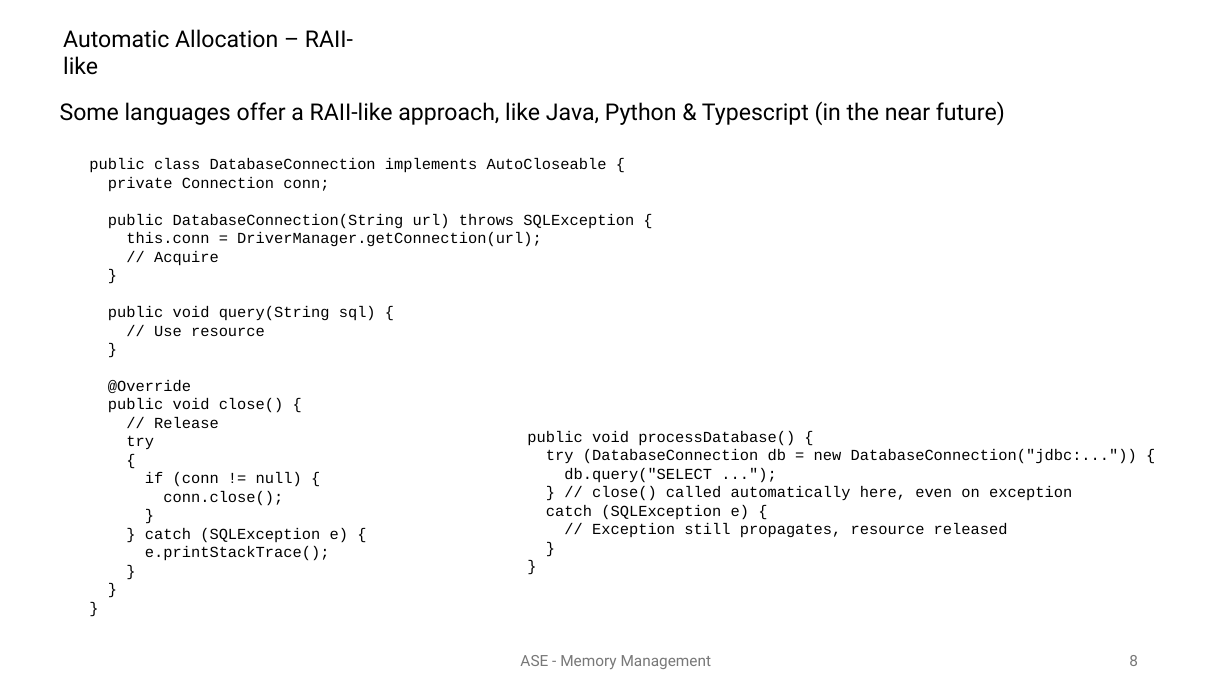
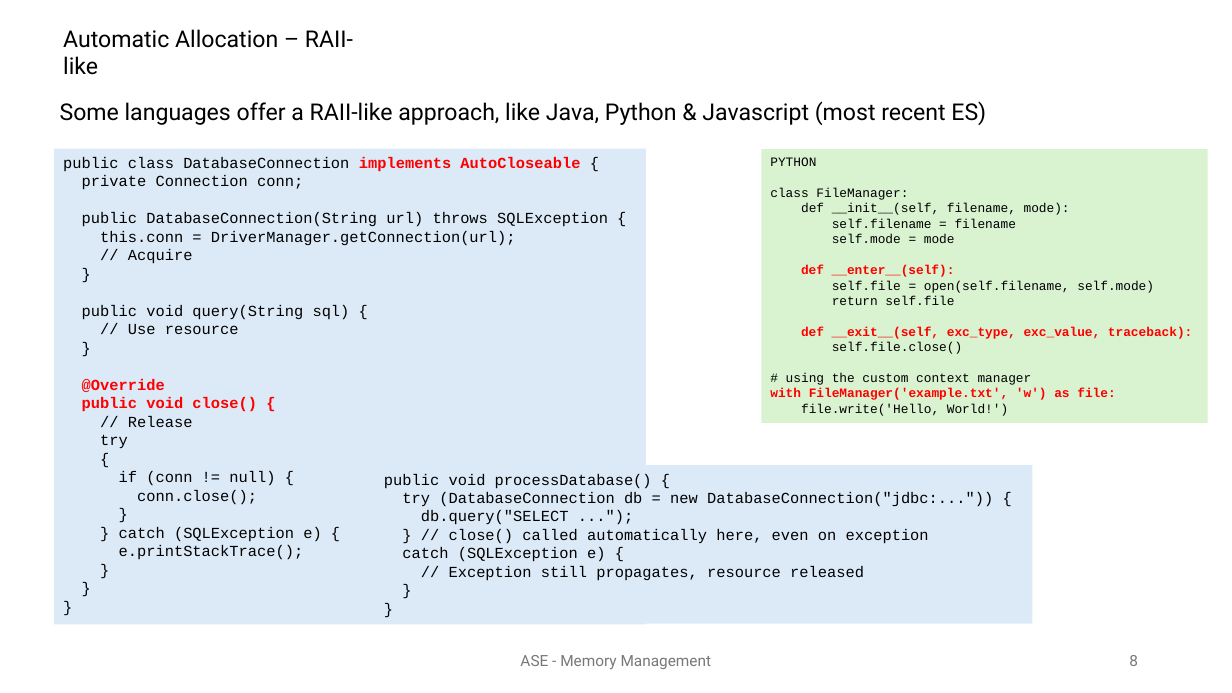
Before and after one commit to ComplexPlaneDev/ASE, a slide deck: slide 8 of Lesson.08 - Memory Management/Memory Management.pptx. Drawn at 1232x693 pixels with LibreOffice and Linux fonts; fonts in the diff are those of the drawing. Boxes give left, top, right and bottom in pixels: in the first picture for what was removed or moved away, otherwise in the second. Text is boxed around its words. In the diff, an @@ line names an element or a change of style, - is before the commit and + after.

```diff
--- a/Lesson.08 - Memory Management/Memory Management.pptx
+++ b/Lesson.08 - Memory Management/Memory Management.pptx
@@ text at [60, 101, 986, 125]: text changed @@
-Some languages offer a RAII-like approach, like Java, Python & Typescript (in the near future)
+Some languages offer a RAII-like approach, like Java, Python & Javascript (most recent ES)
@@ rectangle "public class DatabaseConnection implements AutoCloseable ...": place and size @@
-rectangle "public class DatabaseConnection implements AutoCloseable ..." at [89, 158, 634, 561]
+rectangle "public class DatabaseConnection implements AutoCloseable ..." at [55, 149, 646, 625]
@@ rectangle "public class DatabaseConnection implements AutoCloseable ..." at [55, 149, 646, 625]: fill none to #DCEAF7 @@
@@ rectangle added at [762, 149, 1208, 422], fill #D9F2D0, 10 pt, text #000000 @@
+PYTHON
+class FileManager:
+def __init__(self, filename, mode):
+self.filename = filename
+self.mode = mode
+def __enter__(self):
+self.file = open(self.filename, self.mode)
+return self.file
+def __exit__(self, exc_type, exc_value, traceback):
+self.file.close()
+# using the custom context manager
+with FileManager('example.txt', 'w') as file:
+file.write('Hello, World!')
@@ text in rectangle at [63, 157, 580, 412]: text colour #000000 to #FF0000, bold on in "implements AutoCloseable", "@Override", "public void close() {" @@
@@ rectangle "public void processDatabase() {" at [375, 465, 1033, 624]: fill none to #DCEAF7 @@
@@ rectangle "public void processDatabase() {": place and size @@
-rectangle "public void processDatabase() {" at [527, 431, 1137, 538]
+rectangle "public void processDatabase() {" at [375, 465, 1033, 624]
```
Also in this commit, not shown: 1 slide added.
